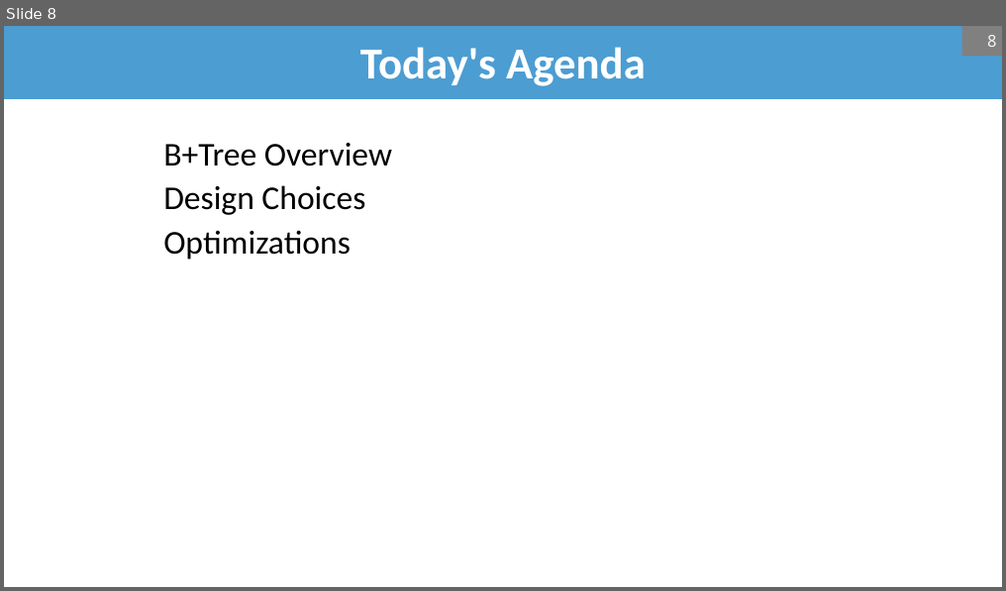
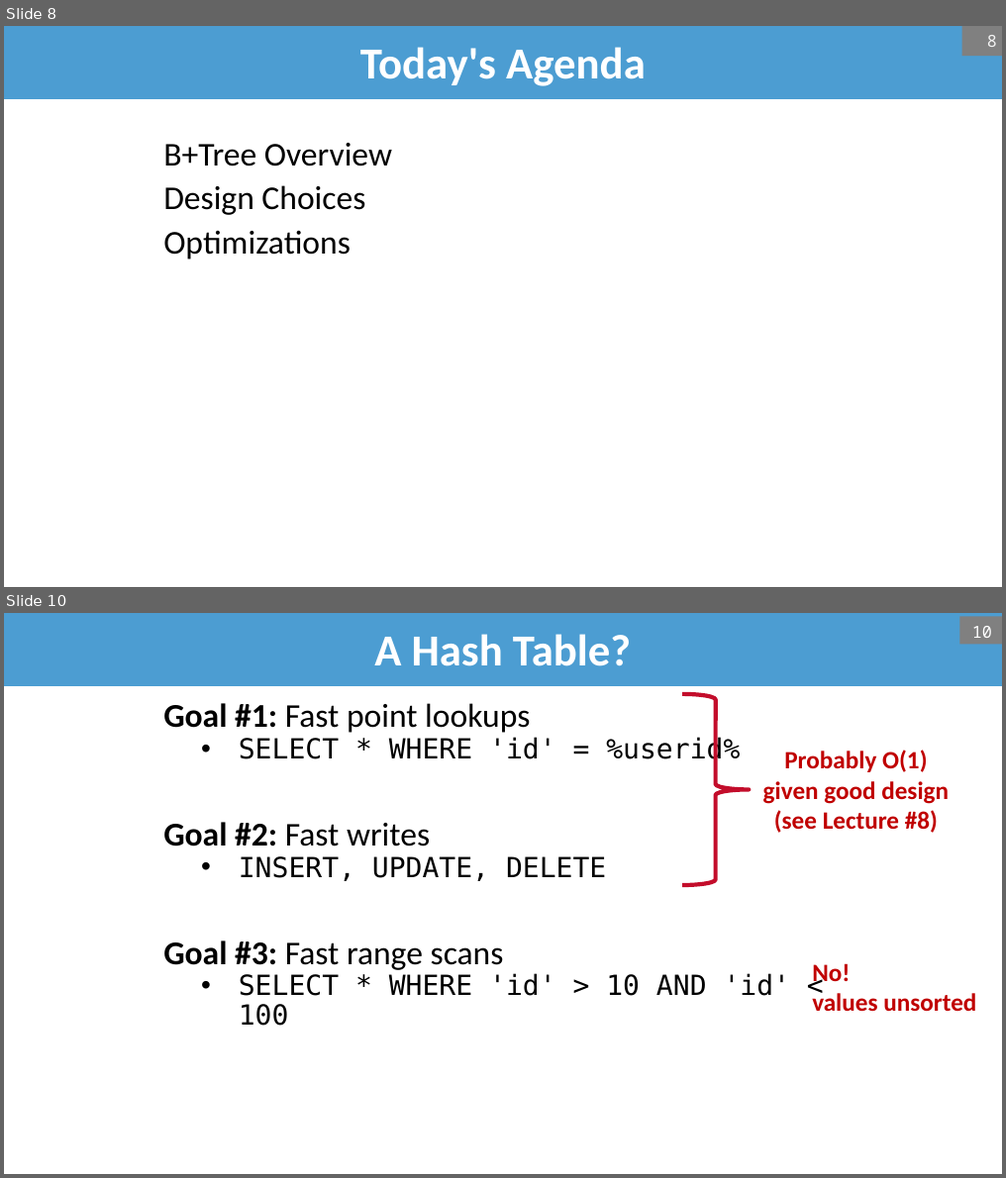
Before and after one commit to bsb20/bsb20.github.io, a slide deck: docs/421_f26/lectures/L7.pptx. Shown one above the other, each under a label of ours: slide 8 before the commit, slides 8 and 10 after it; the slides between them are not shown. The pictures are 1006x591 and 1006x1178 pixels, drawn with LibreOffice and Linux fonts; fonts in the diff are those of the drawing; background and template pictures are left out. Boxes give left, top, right and bottom in pixels: in the first picture for what was removed or moved away, otherwise in the second. Text is boxed around its words. In the diff, an @@ line names an element or a change of style, - is before the commit and + after.

```diff
--- a/docs/421_f26/lectures/L7.pptx
+++ b/docs/421_f26/lectures/L7.pptx
@@ slide 10 added at bbox=[4, 613, 1002, 1174], background #FFFFFF @@
@@ title added at bbox=[4, 613, 1002, 686], fill #4C9DD2, 32 pt, text #FFFFFF, bold @@
+A Hash Table?
@@ page number added at bbox=[960, 616, 1002, 644], fill #808080, 12 pt, text #FFFFFF @@
+10
@@ right brace added at bbox=[682, 694, 749, 885], outline #C40D2C 3 pt @@
@@ text added at bbox=[163, 703, 791, 1026], 20 pt, text #000000 @@
+Goal #1: Fast point lookups
+  • SELECT * WHERE 'id' = %userid%
+Goal #2: Fast writes
+  • INSERT, UPDATE, DELETE
+Goal #3: Fast range scans
+  • SELECT * WHERE 'id' > 10 AND 'id' < 100
@@ text added at bbox=[763, 750, 948, 833], 18 pt, text #C00000, bold @@
+Probably O(1)
+given good design
+(see Lecture #8)
@@ text added at bbox=[812, 963, 976, 1012], 18 pt, text #C00000, bold @@
+No!
+values unsorted
```
Also in this commit, not shown: 5 slides changed, 5 other slides added, 1 other file.
